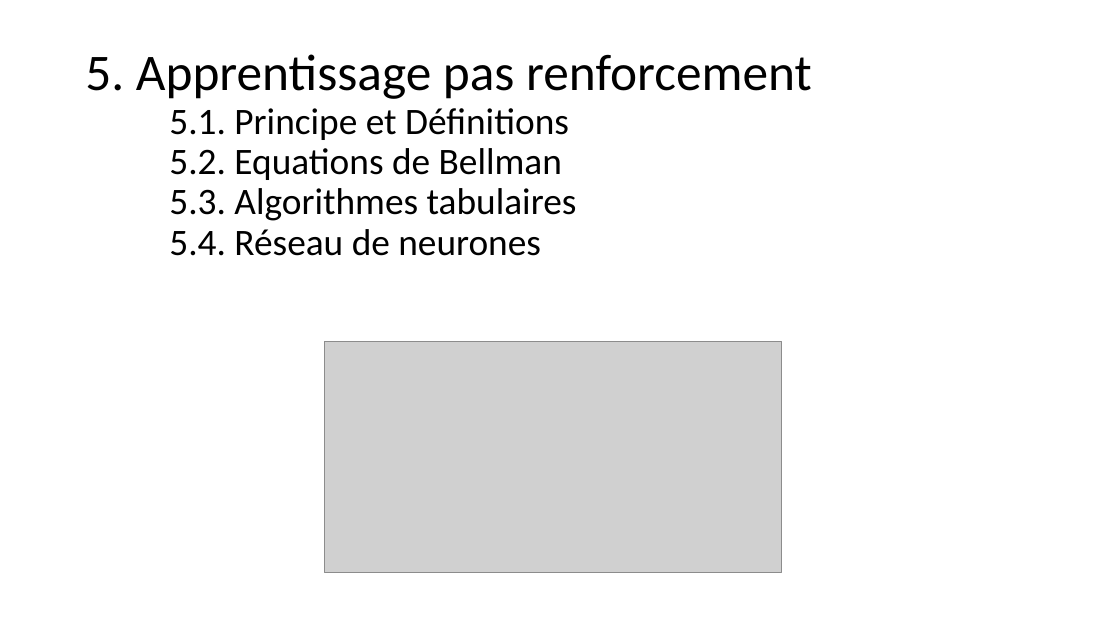
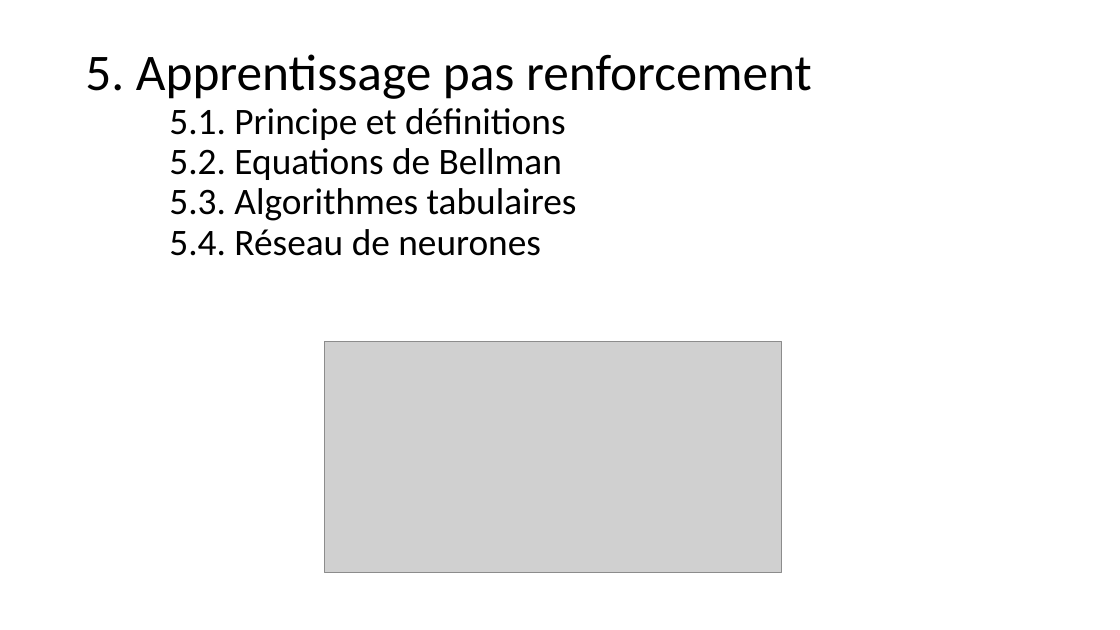
Before and after one commit to jolindien-git/jolindien-git.github.io, a slide deck: slide 40 of Intelligence Artificielle et Analyse de donnees.pptx. Drawn at 1120x630 pixels with LibreOffice and Linux fonts; fonts in the diff are those of the drawing; grey boxes stand for pictures. Boxes give left, top, right and bottom in pixels: in the first picture for what was removed or moved away, otherwise in the second. Text is boxed around its words. In the diff, an @@ line names an element or a change of style, - is before the commit and + after.

```diff
--- a/Intelligence Artificielle et Analyse de donnees.pptx
+++ b/Intelligence Artificielle et Analyse de donnees.pptx
@@ title at box(85, 54, 812, 256): text changed @@
-5. Apprentissage pas renforcement
-5.1. Principe et Définitions
-5.2. Equations de Bellman
-5.3. Algorithmes tabulaires
-5.4. Réseau de neurones
+5. Apprentissage pas renforcement
+5.1. Principe et définitions
+5.2. Equations de Bellman
+5.3. Algorithmes tabulaires
+5.4. Réseau de neurones
```
Also in this commit, not shown: 7 other slides changed, 5 slides added, 3 slides removed.
